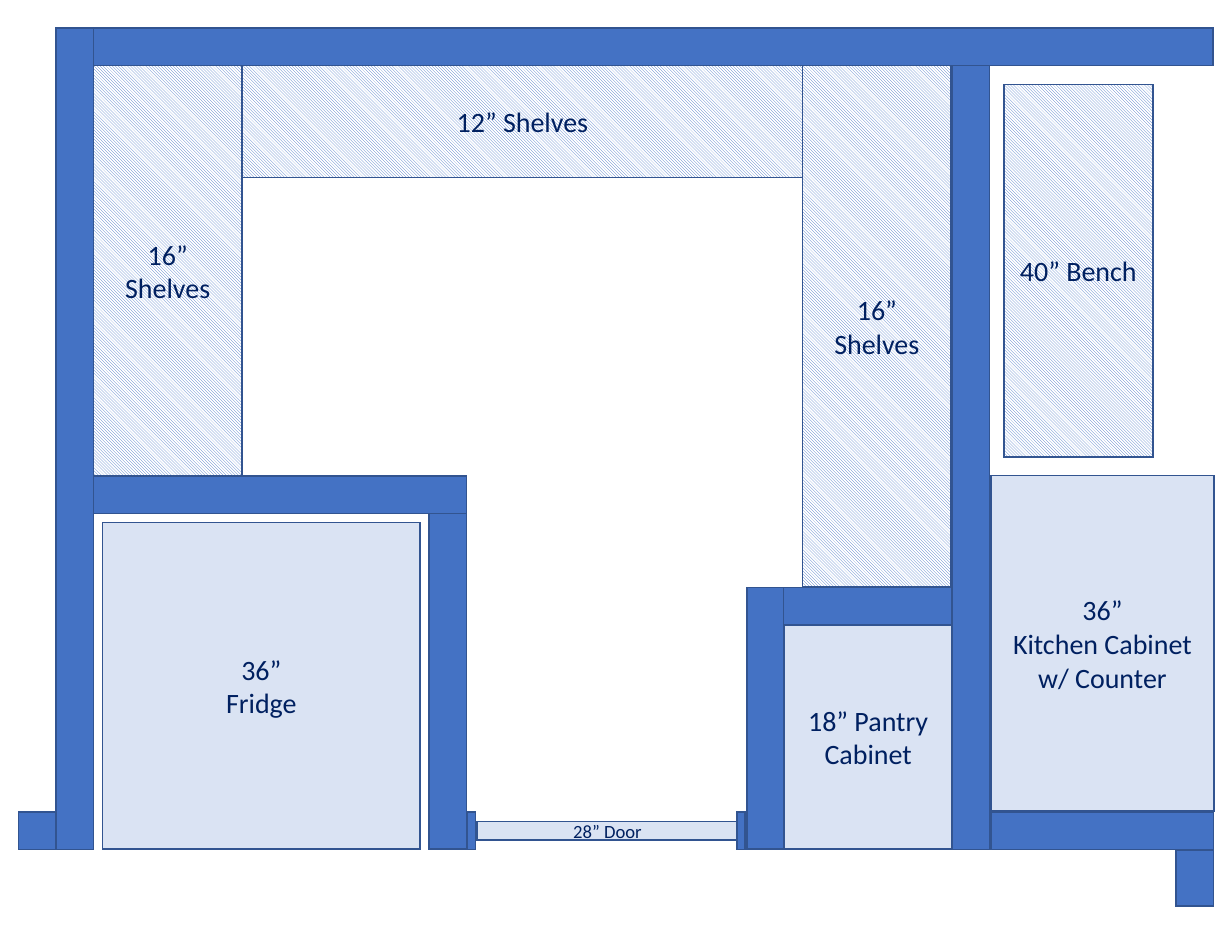
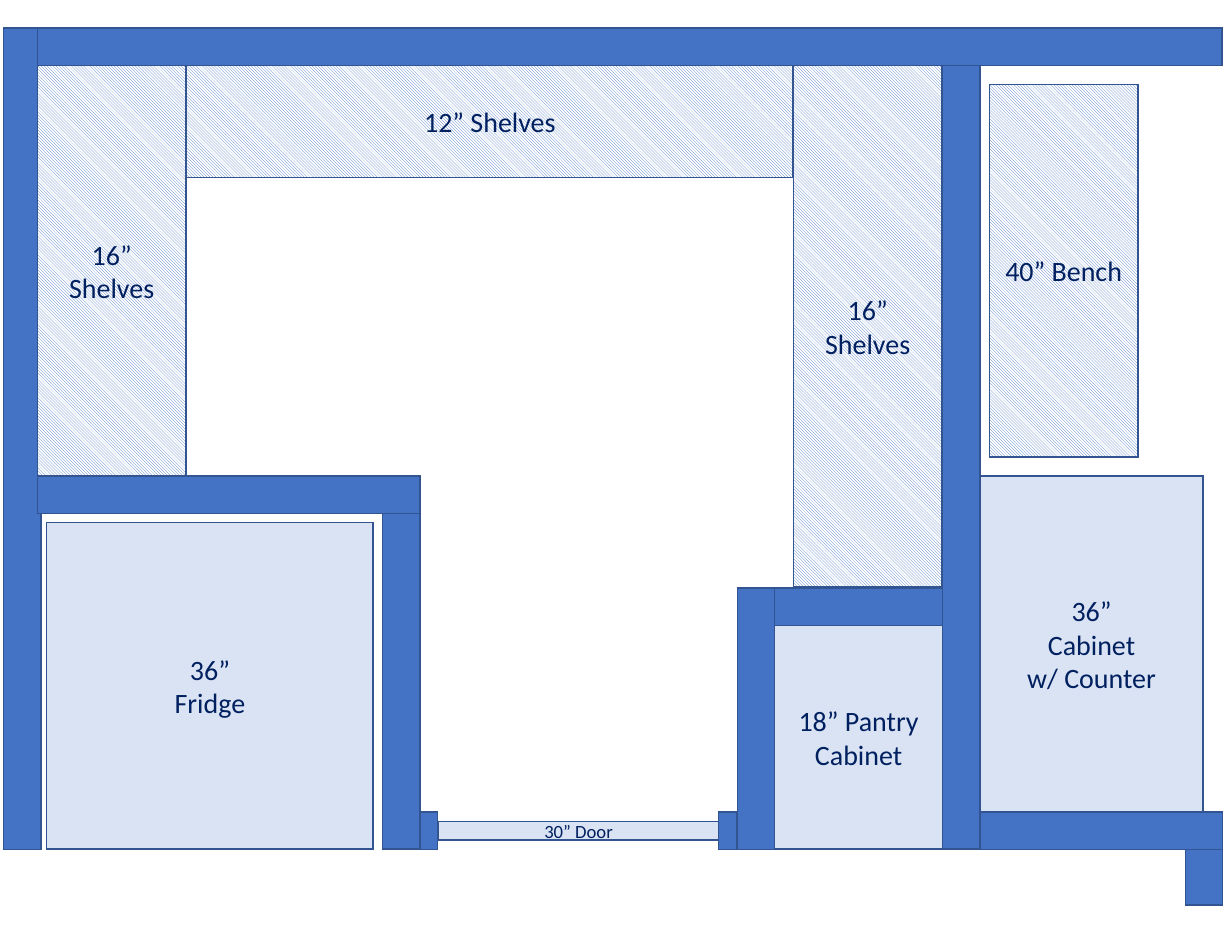
Before and after one commit to djakski/DJakskiTest, a slide deck: slide 1 of Kitchen Remodel/Kitchen Nook Remodel.pptx. Drawn at 1232x952 pixels with LibreOffice and Linux fonts; fonts in the diff are those of the drawing. Boxes give left, top, right and bottom in pixels: in the first picture for what was removed or moved away, otherwise in the second. Text is boxed around its words. In the diff, an @@ line names an element or a change of style, - is before the commit and + after.

```diff
--- a/Kitchen Remodel/Kitchen Nook Remodel.pptx
+++ b/Kitchen Remodel/Kitchen Nook Remodel.pptx
@@ rectangle: place and size @@
-rectangle at [56, 28, 93, 849]
+rectangle at [3, 28, 40, 849]
@@ rectangle: place and size @@
-rectangle at [93, 28, 1213, 65]
+rectangle at [37, 28, 1222, 65]
@@ rectangle "16” Shelves": place and size @@
-rectangle "16” Shelves" at [93, 65, 242, 476]
+rectangle "16” Shelves" at [37, 65, 186, 476]
@@ rectangle "12” Shelves": place and size @@
-rectangle "12” Shelves" at [243, 65, 803, 177]
+rectangle "12” Shelves" at [187, 65, 794, 177]
@@ rectangle "40” Bench": place and size @@
-rectangle "40” Bench" at [1004, 84, 1152, 456]
+rectangle "40” Bench" at [989, 84, 1138, 456]
@@ rectangle: place and size @@
-rectangle at [93, 476, 466, 513]
+rectangle at [37, 476, 420, 513]
@@ rectangle "36”": place and size @@
-rectangle "36”" at [103, 523, 420, 850]
+rectangle "36”" at [47, 523, 374, 850]
@@ rectangle: place and size @@
-rectangle at [429, 513, 466, 849]
+rectangle at [383, 513, 420, 849]
@@ 6 rectangles: place and size @@
-6 rectangles at [747, 65, 1214, 850]
+6 rectangles at [737, 65, 1203, 849]
@@ text in rectangle at [1048, 635, 1135, 655]: text changed @@
-Kitchen Cabinet
+Cabinet
@@ rectangle removed at [19, 812, 56, 849] @@
@@ rectangle: place and size @@
-rectangle at [467, 812, 475, 849]
+rectangle at [420, 812, 438, 849]
@@ rectangle "30” Door": place and size @@
-rectangle "30” Door" at [477, 821, 738, 840]
+rectangle "30” Door" at [439, 821, 719, 840]
@@ text in rectangle at [544, 825, 613, 841]: text changed @@
-28” Door
+30” Door
@@ rectangle: place and size @@
-rectangle at [737, 812, 745, 849]
+rectangle at [719, 812, 738, 849]
@@ rectangle: place and size @@
-rectangle at [990, 812, 1213, 849]
+rectangle at [980, 812, 1223, 849]
@@ rectangle: place and size @@
-rectangle at [1176, 850, 1213, 906]
+rectangle at [1185, 849, 1222, 905]
```
